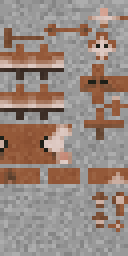
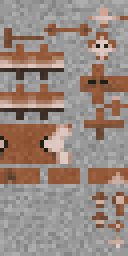
Layers edited between the first and the second w=128, h=256 image:
showed "mouflon_m", painted on it over [60, 40, 124, 248]
painted on "mouflon_f" over [96, 40, 108, 44]
